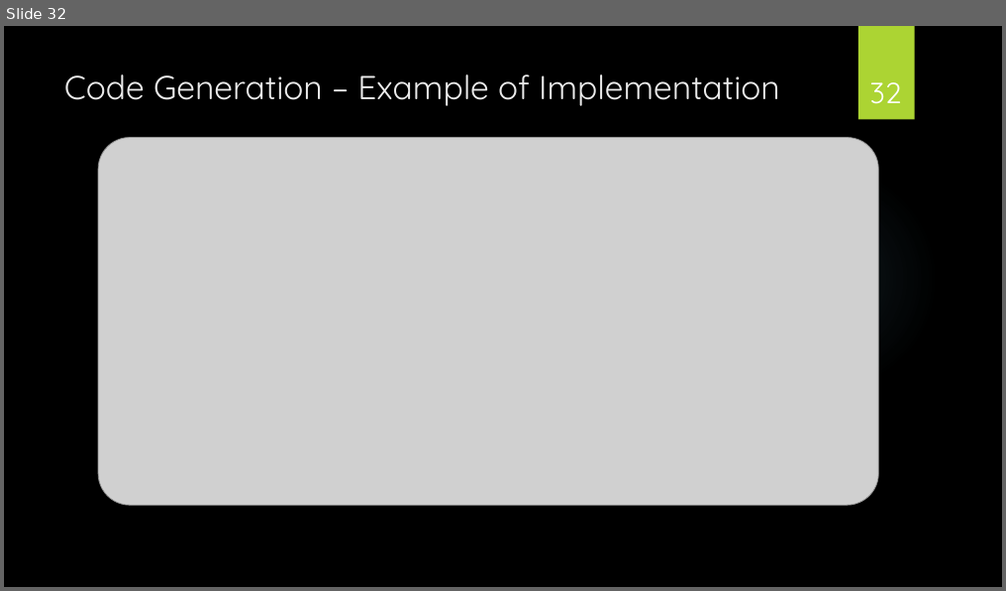
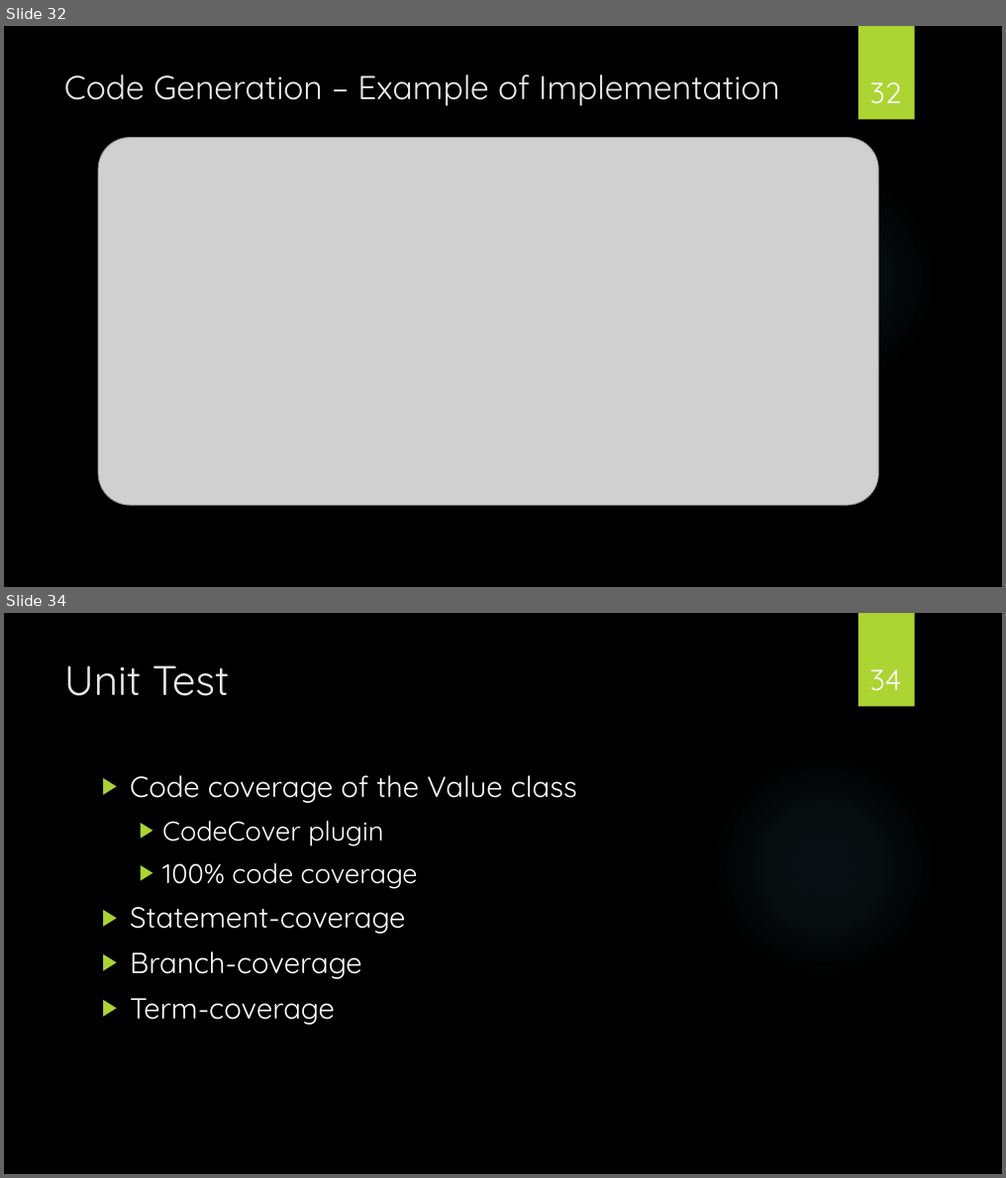
Before and after one commit to christianokeeffe/p4-sw407f13-aau-2013, a slide deck: P4 PræsentationNY.pptx. Shown one above the other, each under a label of ours: slide 32 before the commit, slides 32 and 34 after it; the slides between them are not shown. The pictures are 1006x591 and 1006x1178 pixels, drawn with LibreOffice and Linux fonts; fonts in the diff are those of the drawing; grey boxes stand for pictures; background and template pictures are left out. Boxes give left, top, right and bottom in pixels: in the first picture for what was removed or moved away, otherwise in the second. Text is boxed around its words. In the diff, an @@ line names an element or a change of style, - is before the commit and + after.

```diff
--- a/P4 PræsentationNY.pptx
+++ b/P4 PræsentationNY.pptx
@@ slide 34 added at [4, 613, 1002, 1174], background picture (left out); not listed: 2 template elements that a slide beside it also shows @@
@@ title added at [64, 665, 230, 696], 40 pt, text #EBEBEB @@
+Unit Test
@@ page number added at [870, 669, 902, 691], 28 pt, text #FFFFFF @@
+34
@@ text added at [130, 775, 577, 1025], 28 pt, text #FFFFFF @@
+▶ Code coverage of the Value class
+  ▶ CodeCover plugin
+  ▶ 100% code coverage
+▶ Statement-coverage
+▶ Branch-coverage
+▶ Term-coverage
```
Also in this commit, not shown: 4 slides changed, 2 other slides added, 2 slides removed.
